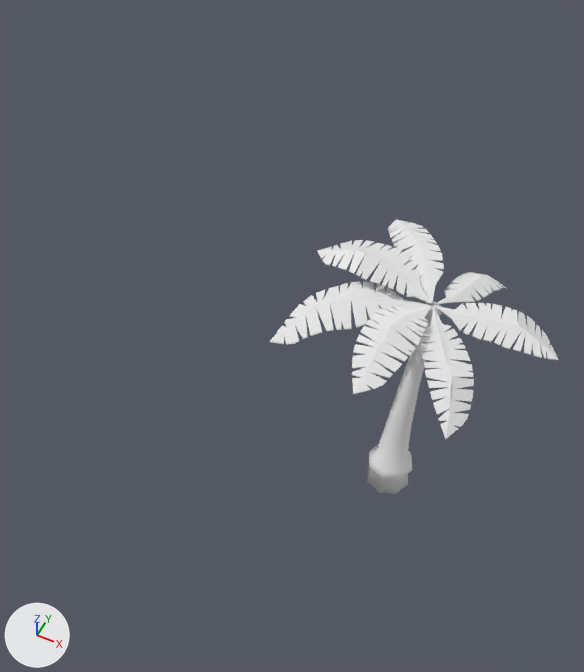
Renders of the Blender file materials/palm_tree_1.blend from each side of a commit.
Rendered twice from a 50 mm lens placed at (0.54, -2.14, 3.46), pointed at (-0.56, 0.06, 0.7). The lights are fixed; the arrows at lower left show +X, +Y and +Z. Mesh edges are drawn as thin lines on the coarser meshes.

Objects in the first picture: 'final'.
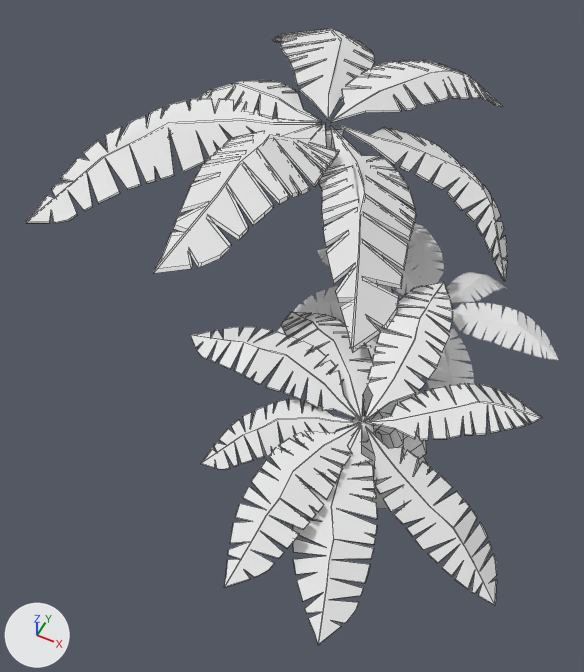
What the commit changed:
Material 'final_3' (mat_final_3) is new.
Its base color is (0.8, 0.8, 0.8) (white #e7e7e7).
Material 'final_2' (mat_final_2) is new.
Its base color is (0.8, 0.8, 0.8) (white #e7e7e7).
Mesh me_cylinder_005 is new.
It has 1284 vertices, 676 faces and spans x -1.78..0.23, y -0.42..1.63, z 0.02..1.62.
It uses material mat_final_3 (its picture is missing).
Mesh me_leaves_cube_026 is new.
It has 1456 vertices, 762 faces and spans x -0.76..0.65, y -1.24..0.27, z 0.01..1.21.
It uses material mat_final_2 (its picture is missing).
Object 'final_3' (ob_final_3) is new; it shows me_cylinder_005.
Its location is (0.0, 0.0, 0.0).
Object 'final_2' (ob_final_2) is new; it shows me_leaves_cube_026.
Its location is (0.0, 0.0, 0.0).

Changed parts and their boxes (x1, y1, x2, y2) in the pictures (584 x 672 px):
'final_3', added: after (26, 29, 507, 510)
'final_2', added: after (190, 282, 542, 645)
'final', unchanged, covered by the edit: before (270, 219, 558, 494); after (277, 223, 558, 438)
